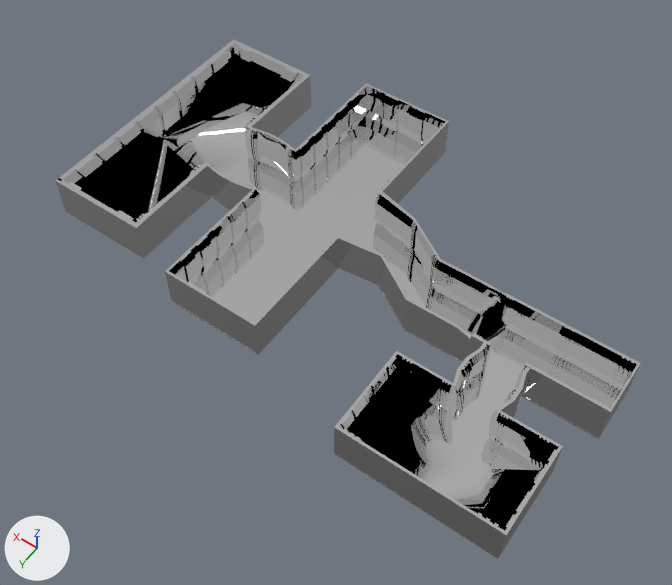
What one commit did to the FBX model Robot Invasion 2.0/Assets/Assets/Level Parts/Level 2.fbx.
One viewpoint serves both versions: a 50 mm lens placed at (-7.0, 51.1, 71.8), pointed at (25.8, 5.2, -0.5). Every picture has the same lights, and +X, +Y and +Z are marked at lower left. Where no turn or scale is listed for an object, it has been applied to the vertices. Vertices at the same position are counted once.

The scene before the commit, as lines of its bpy script (objects in view):
```python
me_cube_001 = bpy.data.meshes.new('Cube.001')
me_cube_001.from_pydata(...)  # 1280 vertices, 1278 faces; spans x 39.9..56.9, y -17.5..10.6, z -0.5..4.0
me_cube_001.materials.append(mat_imphenziapixpal)  # its picture is missing
me_plane_003 = bpy.data.meshes.new('Plane.003')
me_plane_003.from_pydata(...)  # 20 vertices, 19 faces; spans x 21.9..36.9, y -19.6..13.2, z -0.1..0.0
me_plane_003.materials.append(mat_imphenziapixpal)  # its picture is missing
me_plane_004 = bpy.data.meshes.new('Plane.004')
me_plane_004.from_pydata(...)  # 52 vertices, 58 faces; spans x 36.9..54.0, y -17.3..10.7, z -0.1..0.0
me_plane_004.materials.append(mat_imphenziapixpal)  # its picture is missing
ob_starter_room_004 = bpy.data.objects.new('Starter Room.004', me_cube_001)
ob_starter_room_004.location = (-2.3, 2.7, 1.0)
ob_starter_room_floor_003 = bpy.data.objects.new('Starter Room Floor.003', me_plane_003)
ob_starter_room_floor_003.location = (0.6, 2.6, 0.5)
ob_starter_room_floor_004 = bpy.data.objects.new('Starter Room Floor.004', me_plane_004)
ob_starter_room_floor_004.location = (0.6, 2.6, 0.5)
# also in view: 'Starter Room Floor' at (0.6, 2.6, 0.4); 'Starter Room.001' at (7.3, 12.8, 2.7); 'Starter Room.002' at (30.1, -0.7, 2.7); 'Starter Room.003' at (13.0, 1.1, 2.7); 'Starter Room Floor.002' at (7.4, 12.8, 0.4)
```
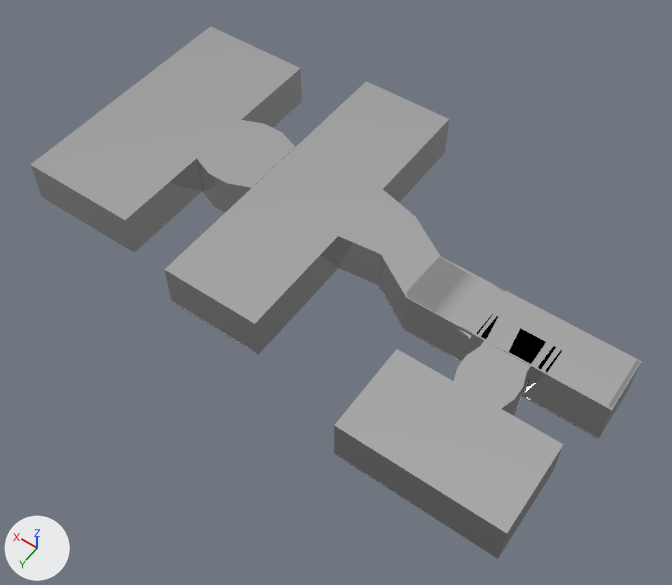
What differs and where, as boxes [x1, y1, x2, y2] in the pictures (672 x 585 px):
```json
{"object": "Starter Room.006", "change": "added", "after": [164, 81, 449, 325]}
{"object": "Starter Room.009", "change": "added", "after": [31, 26, 301, 222]}
{"object": "Starter Room.007", "change": "added", "after": [334, 341, 564, 535]}
{"object": "Starter Room.004", "change": "reshaped", "before": [56, 40, 311, 258], "after": [547, 329, 642, 412], "on screen": "62% narrower, 62% shorter"}
{"object": "Starter Room Floor.004", "change": "reshaped", "before": [67, 74, 310, 259], "after": [135, 102, 301, 252]}
{"object": "Starter Room.005", "change": "added", "after": [381, 216, 579, 377]}
{"object": "Starter Room.008", "change": "added", "after": [31, 71, 302, 252]}
{"part": 2, "of": "me_cube_001", "change": "deleted", "before": [56, 40, 311, 258]}
{"part": 3, "of": "me_cube_001", "change": "added", "after": [547, 329, 642, 412]}
{"object": "Starter Room Floor.003", "change": "unchanged, covered by the edit", "before": [173, 116, 443, 355], "after": [173, 155, 443, 355]}
{"object": "Starter Room Floor.002", "change": "unchanged, covered by the edit", "before": [334, 373, 540, 559], "after": [334, 398, 521, 559]}
{"object": "Starter Room.001", "change": "unchanged, covered by the edit", "before": [334, 343, 563, 558], "after": [334, 369, 562, 558]}
{"object": "Starter Room.003", "change": "unchanged, covered by the edit", "before": [379, 219, 578, 404], "after": [379, 258, 547, 404]}
```

The change, as JSON lines over the scene's bpy script:
```json
{"block": "me_cube_001", "where": "# used by ob_starter_room_004; location = (-2.3, 2.7, 1.0)"}
{"op": "remove", "block": "me_cube_001", "code": "me_cube_001.from_pydata(...)  # 1280 vertices, 1278 faces; spans x 39.9..56.9, y -17.5..10.6, z -0.5..4.0"}
{"op": "add", "block": "me_cube_001", "code": "me_cube_001.from_pydata(...)  # 80 vertices, 79 faces; spans x -0.1..5.8, y -3.1..2.9, z 3.9..4.2"}
{"block": "me_cube_001", "change": "me_cube_001 part 2: 1280 vertices removed from x 39.9..56.9, y -17.5..10.6, z -0.5..4.0"}
{"block": "me_cube_001", "change": "me_cube_001 part 3: 80 vertices added at x -0.1..5.8, y -3.1..2.9, z 3.9..4.2"}
{"block": "me_plane_004", "where": "# used by ob_starter_room_floor_004; location = (0.6, 2.6, 0.5)"}
{"op": "remove", "block": "me_plane_004", "code": "me_plane_004.from_pydata(...)  # 52 vertices, 58 faces; spans x 36.9..54.0, y -17.3..10.7, z -0.1..0.0"}
{"op": "add", "block": "me_plane_004", "code": "me_plane_004.from_pydata(...)  # 52 vertices, 58 faces; spans x 36.9..57.4, y -17.2..10.6, z -0.1..0.0"}
{"block": "me_plane_004", "change": "me_plane_004 part 1: the whole mesh is rebuilt"}
{"op": "add", "block": "me_cube_002", "code": ["me_cube_002 = bpy.data.meshes.new('Cube.002')", "me_cube_002.from_pydata(...)  # 244 vertices, 312 faces; spans x 5.8..24.8, y -6.0..2.9, z 3.9..4.3", "me_cube_002.materials.append(mat_imphenziapixpal)  # its picture is missing"]}
{"op": "add", "block": "me_cube_006", "code": ["me_cube_006 = bpy.data.meshes.new('Cube.006')", "me_cube_006.from_pydata(...)  # 200 vertices, 234 faces; spans x 40.0..60.3, y -17.5..10.7, z 3.9..4.2", "me_cube_006.materials.append(mat_imphenziapixpal)  # its picture is missing"]}
{"op": "add", "block": "me_cube_003", "code": ["me_cube_003 = bpy.data.meshes.new('Cube.003')", "me_cube_003.from_pydata(...)  # 272 vertices, 328 faces; spans x 24.8..40.0, y -19.9..13.1, z 3.9..4.2", "me_cube_003.materials.append(mat_imphenziapixpal)  # its picture is missing"]}
{"op": "add", "block": "me_cube_004", "code": ["me_cube_004 = bpy.data.meshes.new('Cube.004')", "me_cube_004.from_pydata(...)  # 368 vertices, 414 faces; spans x -7.5..8.5, y -6.8..7.7, z 2.1..2.4", "me_cube_004.materials.append(mat_imphenziapixpal)  # its picture is missing"]}
{"op": "add", "block": "me_cube_005", "code": ["me_cube_005 = bpy.data.meshes.new('Cube.005')", "me_cube_005.from_pydata(...)  # 660 vertices, 658 faces; spans x 40.0..60.3, y -17.5..10.7, z -0.5..4.0", "me_cube_005.materials.append(mat_imphenziapixpal)  # its picture is missing"]}
{"op": "add", "block": "ob_starter_room_005", "code": ["ob_starter_room_005 = bpy.data.objects.new('Starter Room.005', me_cube_002)", "ob_starter_room_005.location = (-2.3, 2.7, 1.0)"]}
{"op": "add", "block": "ob_starter_room_009", "code": ["ob_starter_room_009 = bpy.data.objects.new('Starter Room.009', me_cube_006)", "ob_starter_room_009.location = (-2.3, 2.7, 1.0)"]}
{"op": "add", "block": "ob_starter_room_006", "code": ["ob_starter_room_006 = bpy.data.objects.new('Starter Room.006', me_cube_003)", "ob_starter_room_006.location = (-2.3, 2.7, 1.0)"]}
{"op": "add", "block": "ob_starter_room_007", "code": ["ob_starter_room_007 = bpy.data.objects.new('Starter Room.007', me_cube_004)", "ob_starter_room_007.location = (6.9, 12.4, 2.8)"]}
{"op": "add", "block": "ob_starter_room_008", "code": ["ob_starter_room_008 = bpy.data.objects.new('Starter Room.008', me_cube_005)", "ob_starter_room_008.location = (-2.3, 2.7, 1.0)"]}
```
